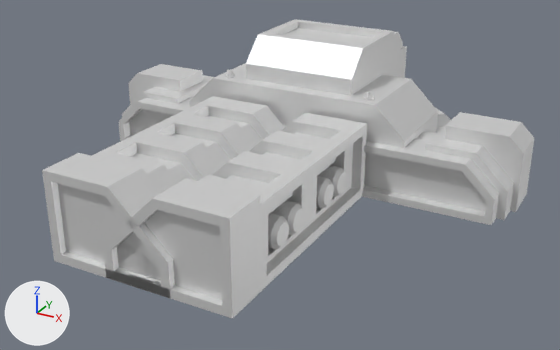
An edit to the glTF model glb/coravp.glb, drawn before and after from the same camera.
Camera for both pictures: a camera (50 mm lens) standing at (108.4, -192.7, 100.9) and looking at (4.2, -3.3, 6.3). Arrows for +X, +Y and +Z are at lower left; the lights stay in place. The older version comes first.

In view in the first picture: 'base', 'doorl', 'doorr' and 2 more.
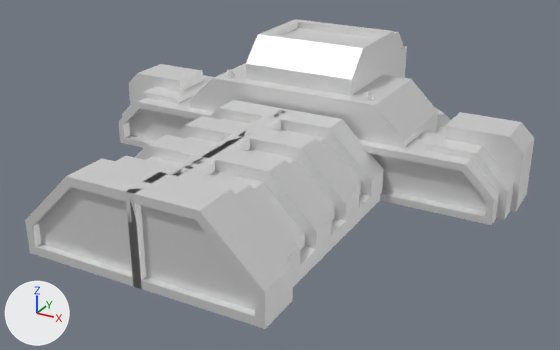
Location of each change, [x1, y1, x2, y2] in pixels of the pictures (560 x 350 px):
```json
{"object": "doorl", "change": "moved", "before": [42, 96, 285, 299], "after": [125, 109, 384, 329]}
{"object": "doorr", "change": "moved", "before": [103, 113, 367, 319], "after": [25, 100, 283, 288]}
```

Scene script edits in JSON lines:
```json
{"op": "set", "path": "ob_doorl.location", "old": "(-27.0, -5.0, 0.0)", "new": "(-1.125, -5.0, 0.0)"}
{"op": "set", "path": "ob_doorr.location", "old": "(27.0, -5.0, 0.0)", "new": "(1.125, -5.0, 0.0)"}
```
